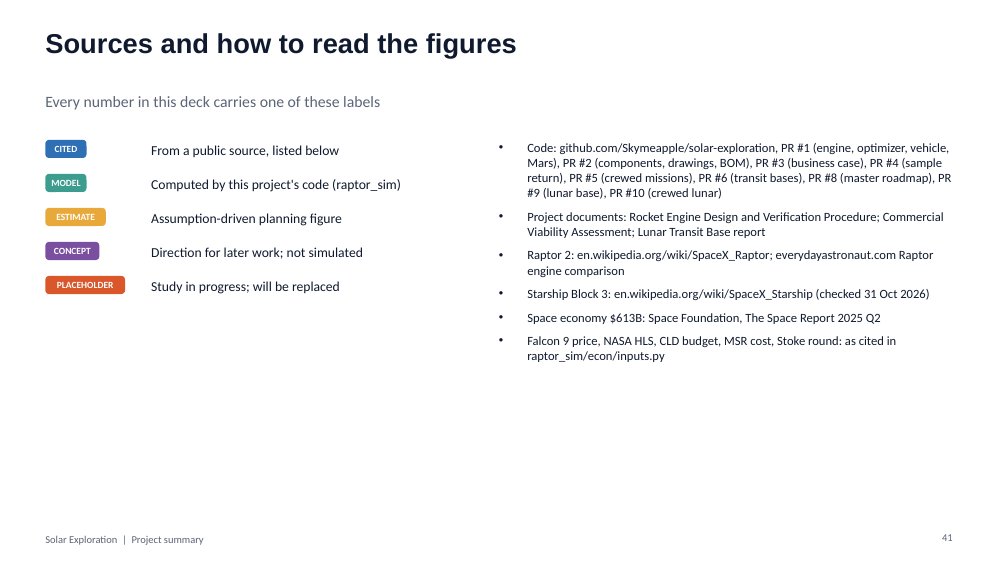
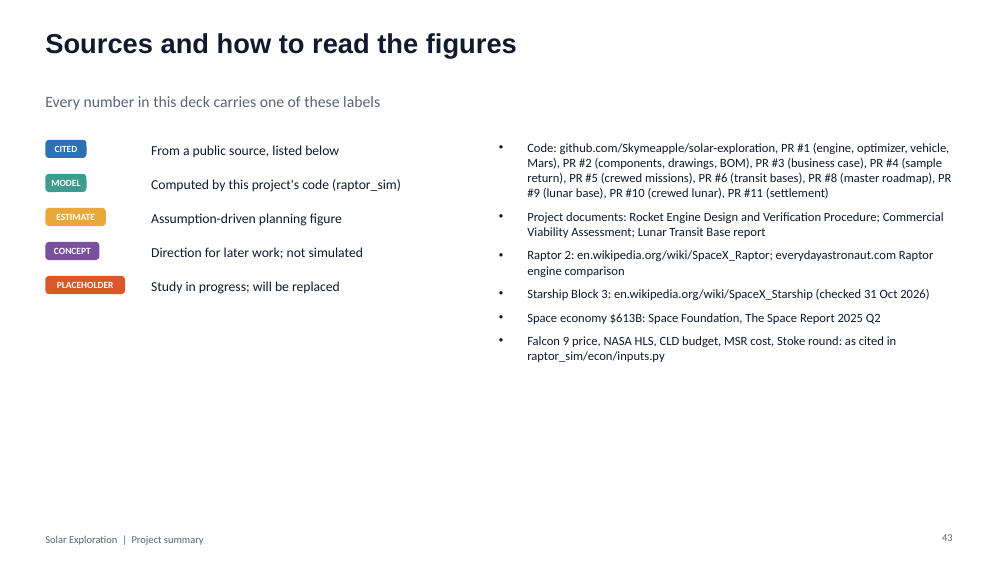
Before and after one commit to Skymeapple/solar-exploration, a slide deck: slide 43 of presentation/Solar_Exploration_Project_Summary.pptx (slide 41 before the commit). Drawn at 1008x567 pixels with LibreOffice and Linux fonts; fonts in the diff are those of the drawing. Boxes give left, top, right and bottom in pixels: in the first picture for what was removed or moved away, otherwise in the second. Text is boxed around its words. In the diff, an @@ line names an element or a change of style, - is before the commit and + after.

```diff
--- a/presentation/Solar_Exploration_Project_Summary.pptx
+++ b/presentation/Solar_Exploration_Project_Summary.pptx
@@ text at <box>527,143,951,199</box>: text changed @@
-• Code: github.com/Skymeapple/solar-exploration, PR #1 (engine, optimizer, vehicle, Mars), PR #2 (components, drawings, BOM), PR #3 (business case), PR #4 (sample return), PR #5 (crewed missions), PR #6 (transit bases), PR #8 (master roadmap), PR #9 (lunar base), PR #10 (crewed lunar)
+• Code: github.com/Skymeapple/solar-exploration, PR #1 (engine, optimizer, vehicle, Mars), PR #2 (components, drawings, BOM), PR #3 (business case), PR #4 (sample return), PR #5 (crewed missions), PR #6 (transit bases), PR #8 (master roadmap), PR #9 (lunar base), PR #10 (crewed lunar), PR #11 (settlement)
```
Also in this commit, not shown: 7 other slides changed, 2 slides added, 1 other file.
